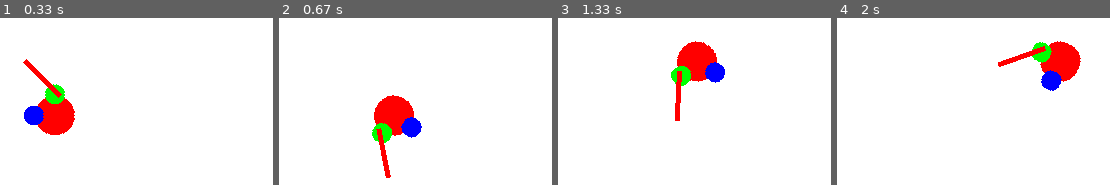
Above: before the commit, frames 1-4 (left to right).
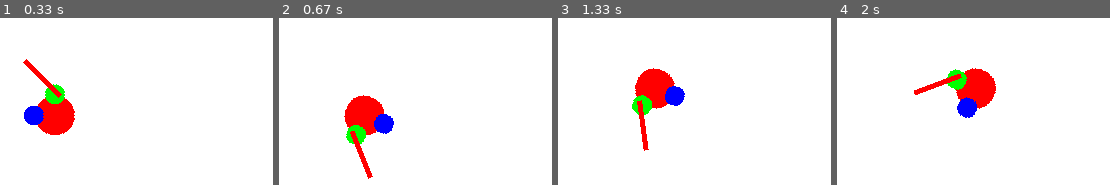
Above: after the commit, the same moments.

Repository: fjaviergb/Pygames-Hermanios
Game: pygame game, started from PruebaSuperPlayer.py
Two runs of this game, one before a commit and one after it. Both use one fixed random seed, a clock stepped at 60 frames per second and the inputs below.
Inputs (mouse positions are in pixels of both pictures, inside the frame that each line leads up to):
- Up to frame 1 (0.33 s): no input
- Up to frame 2 (0.67 s): hold Right from 0.33 s (still down); move the mouse to (outside the picture) at 0.37 s
- Up to frame 3 (1.33 s): release Right at 0.8 s; hold Up 0.83-1.13 s; move the mouse to (outside the picture) at 0.87 s; click (outside the picture) at 1.22 s
- Up to frame 4 (2 s): hold Right 1.5-1.97 s; click (837, 139) at 1.58 s

Frame 1 is identical in both runs. In frame 2, 6.8% of the frame differs, in the area x 23-53%, y 46-97%; in frame 3, 7.7%; in frame 4, 7.9%, in the area x 28-90%, y 13-60%.

Commit message:
Versión anterior; colisión del cuerpo tipo isClash añadida

Diff:
--- a/SuperPlayer.py
+++ b/SuperPlayer.py
@@ -1,6 +1,7 @@
 import pygame as pg
 import math
 import numpy as np
+from otherplayer import otherbody
 
 ###########################################################
 # CLASE
@@ -16,7 +17,7 @@
         pg.draw.circle(self.image, (RED), (25,25), self.radio)
         self.rect = self.image.get_rect(center = (self.x,self.y))
         self.mask = pg.mask.from_surface(self.image)
-        self.vel = 3
+        self.vel = 2
         self.image.set_colorkey(BLACK)
         self.image_orig = self.image
         self.movex = 0
@@ -68,18 +69,62 @@
                 pass
         return i
 
+    ###########################################################
+    # FUNCION COLISION CUERPO
+    ###########################################################
+    def isBlockX(self, signo):
+        #  Metodo para depurar la colision en movimiento.
+        #  Como dos objetos en "movimiento" pueden superponerse sin llegar a colisionar
+        #  hacemos un pequenno barrido de los angulos para ver si se encuentran.
+        for i in np.arange(0, self.vel, 0.5):
+            #  TODO si el objeto es pequenno puede fallar.
+            self.x += i * signo
+            self.rect = self.image.get_rect(center = (self.x, self.y))
+            self.mask = pg.mask.from_surface(self.image)
+
+            block_hit_list = pg.sprite.spritecollide(self, self.col_sprites, False)
+            block_hit_list_masked = pg.sprite.spritecollide(self, block_hit_list, False, pg.sprite.collide_mask)
+            if len(block_hit_list_masked) == 0:
+                pass
+            else:
+                return (i-0.5) * signo
+                break
+        return i * signo
+
+    ###########################################################
+    # FUNCION COLISION CUERPO
+    ###########################################################
+    def isBlockY(self, signo):
+        #  Metodo para depurar la colision en movimiento.
+        #  Como dos objetos en "movimiento" pueden superponerse sin llegar a colisionar
+        #  hacemos un pequenno barrido de los angulos para ver si se encuentran.
+        for i in np.arange(0, self.vel, 0.5):
+            #  TODO si el objeto es pequenno puede fallar.
+            self.y += i * signo
+            self.rect = self.image.get_rect(center = (self.x, self.y))
+            self.mask = pg.mask.from_surface(self.image)
+
+            block_hit_list = pg.sprite.spritecollide(self, self.col_sprites, False)
+            block_hit_list_masked = pg.sprite.spritecollide(self, block_hit_list, False, pg.sprite.collide_mask)
+            if len(block_hit_list_masked) == 0:
+                pass
+            else:
+                return (i-0.5) * signo
+                break
+        return i * signo
+
 
     def update(self, player):
         keys = pg.key.get_pressed()
 
         if keys[pg.K_LEFT]:
-            self.x -= self.vel
+            self.x += self.isBlockX(-1)
         if keys[pg.K_RIGHT]:
-            self.x += self.vel
+            self.x += self.isBlockX(1)
         if keys[pg.K_UP]:
-            self.y -= self.vel
+            self.y += self.isBlockY(-1)
         if keys[pg.K_DOWN]:
-            self.y += self.vel
+            self.y += self.isBlockY(1)
 
         button = pg.mouse.get_pressed()
         (xcursor, ycursor) = pg.mouse.get_pos()
